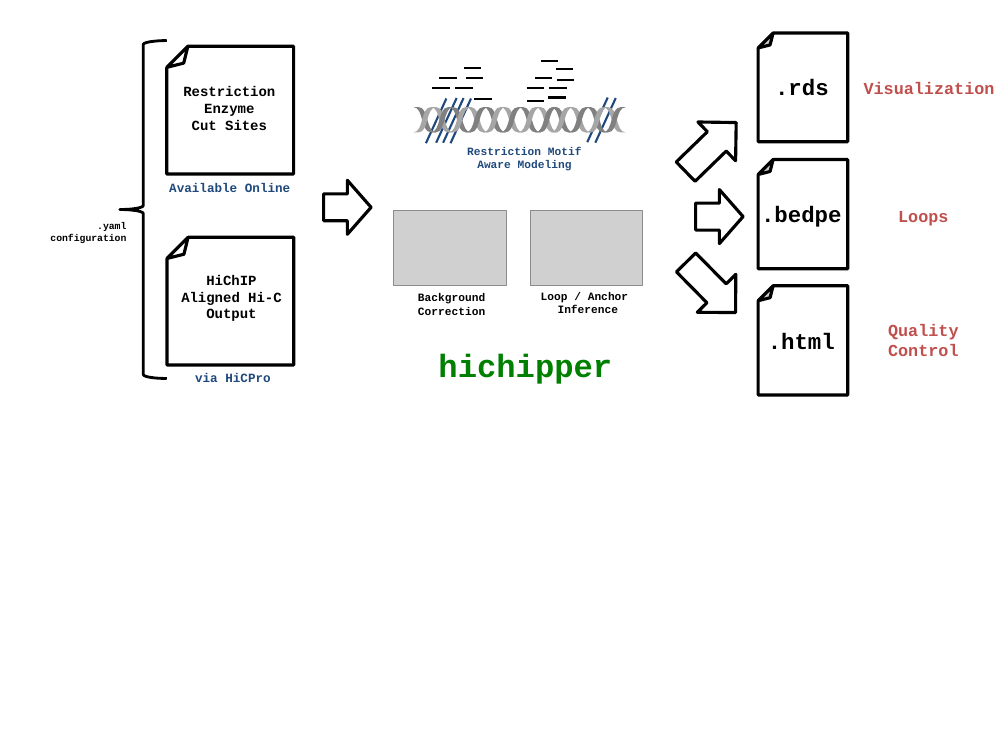
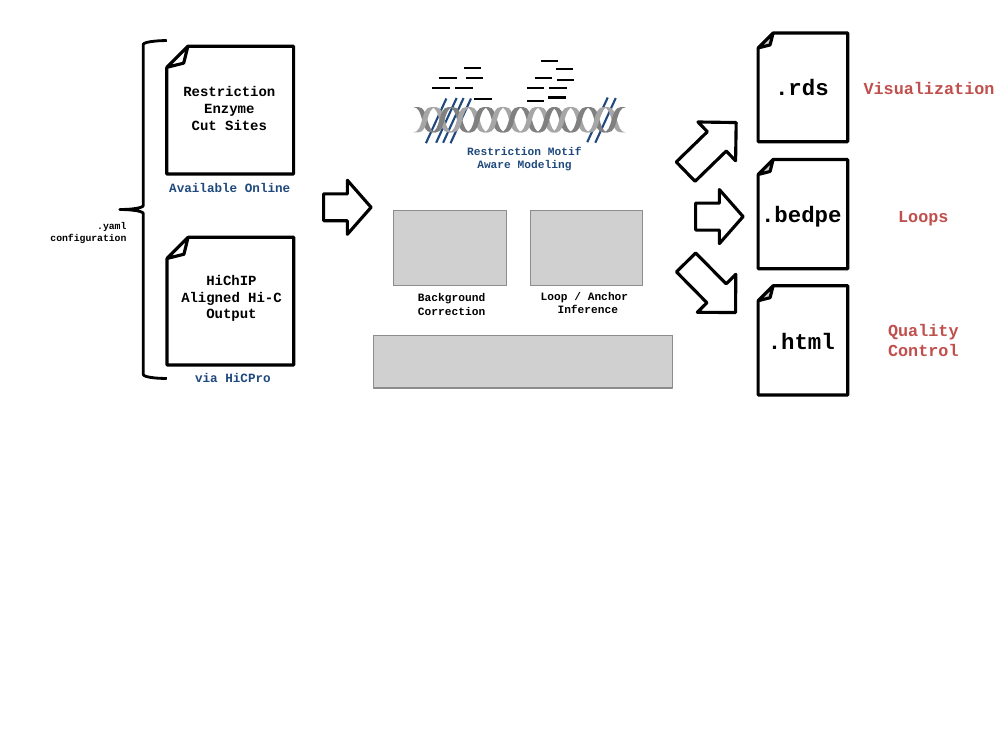
Before and after one commit to aryeelab/hichipper, a slide deck: slide 1 of docs/content/media/powerpoint/Overview.pptx. Drawn at 1008x756 pixels with LibreOffice and Linux fonts; fonts in the diff are those of the drawing; grey boxes stand for pictures. Boxes give left, top, right and bottom in pixels: in the first picture for what was removed or moved away, otherwise in the second. Text is boxed around its words. In the diff, an @@ line names an element or a change of style, - is before the commit and + after.

```diff
--- a/docs/content/media/powerpoint/Overview.pptx
+++ b/docs/content/media/powerpoint/Overview.pptx
@@ picture added at box(373, 336, 673, 388) @@
@@ text removed at box(438, 354, 612, 384) @@
-hichipper
```
Also in this commit, not shown: 4 other files.
